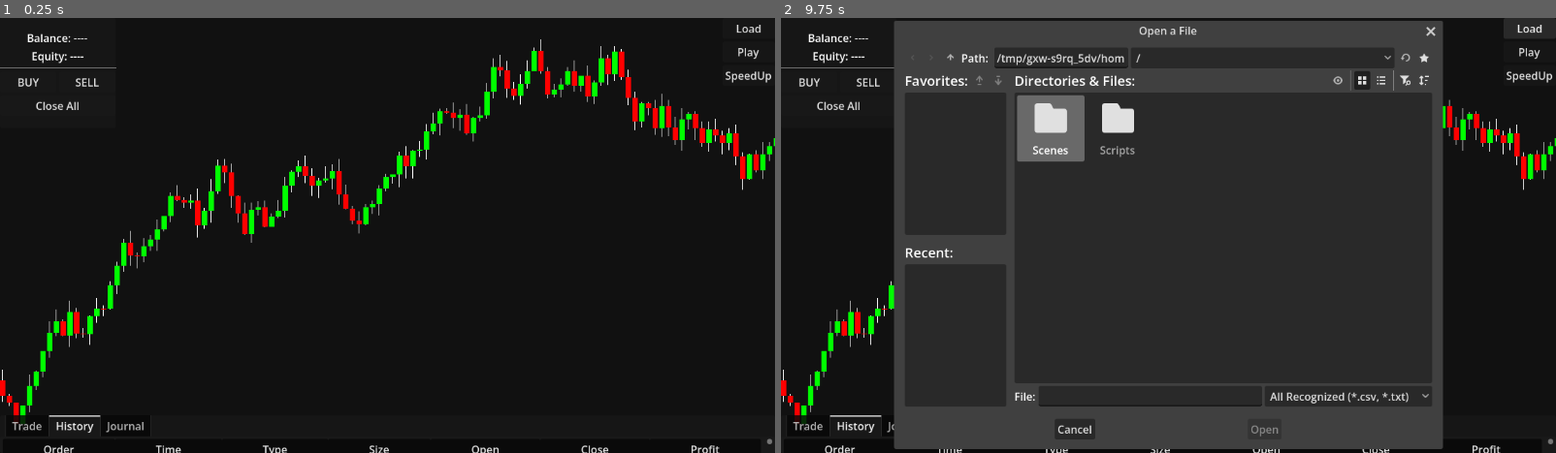
Above: before the commit, frames 1-2 (left to right).
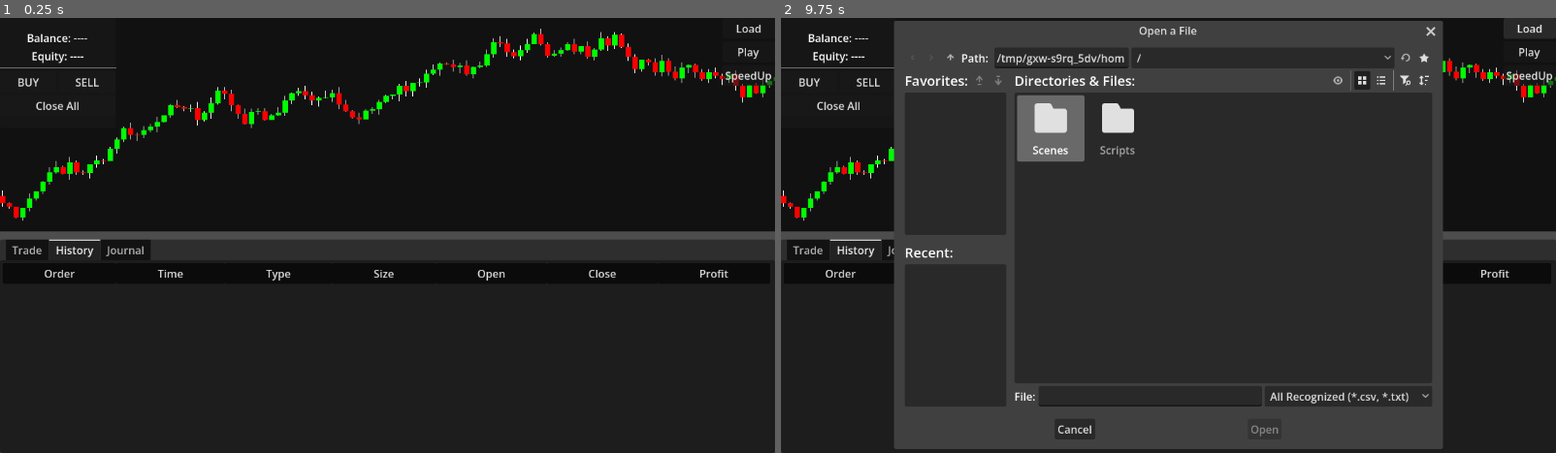
Above: after the commit, the same moments.

Repository: Bupalaoye/SuperTrader
Game: Godot game, scene res://Scenes/MainScene.tscn
The game is run twice, just before and just after one commit, with the same random seed, the same clock (stepped at 60 frames per second) and the same inputs.
Inputs:
- Up to frame 1 (0.25 s): no input
- Up to frame 2 (9.75 s): click "Play" at 0.5 s; click "Play" at 1.25 s; click "SpeedUp" at 2 s; click "BUY" at 2.75 s; click "SELL" at 3.5 s; click "SpeedUp" at 4.25 s; click "BUY" at 5 s; click "SELL" at 5.75 s; click "Play" at 6.5 s; click "SpeedUp" at 7.25 s; click "BUY" at 8 s; click "SELL" at 8.75 s; click "Load" at 9.5 s

The runs differ from the first frame. In frame 1, 12% of the frame differs, in the area x 0-100%, y 2-100%; in frame 2, 3.4%.

Commit message:
add terminal panel

Diff:
--- a/Scenes/MainScene.tscn
+++ b/Scenes/MainScene.tscn
@@ -16,17 +16,28 @@
 size_flags_vertical = 3
 script = ExtResource("1_tr2i4")
 
-[node name="KLineChart" type="Control" parent="." unique_id=951920011]
+[node name="FileDialog" type="FileDialog" parent="." unique_id=417778728]
 unique_name_in_owner = true
+oversampling_override = 1.0
+
+[node name="Timer" type="Timer" parent="." unique_id=1707268968]
+unique_name_in_owner = true
+
+[node name="VSplitContainer" type="VSplitContainer" parent="." unique_id=35907449]
 layout_mode = 1
 anchors_preset = 15
 anchor_right = 1.0
 anchor_bottom = 1.0
 grow_horizontal = 2
 grow_vertical = 2
+
+[node name="KLineChart" type="Control" parent="VSplitContainer" unique_id=951920011]
+unique_name_in_owner = true
+layout_mode = 2
+size_flags_vertical = 3
 script = ExtResource("1_hpc76")
 
-[node name="CrosshairOverlay" type="Control" parent="KLineChart" unique_id=1113313176]
+[node name="CrosshairOverlay" type="Control" parent="VSplitContainer/KLineChart" unique_id=1113313176]
 layout_mode = 1
 anchors_preset = 15
 anchor_right = 1.0
@@ -36,12 +47,48 @@
 mouse_filter = 2
 script = ExtResource("3_nhkr4")
 
-[node name="FileDialog" type="FileDialog" parent="." unique_id=417778728]
+[node name="TerminalPanel" type="PanelContainer" parent="VSplitContainer" unique_id=1525639473]
 unique_name_in_owner = true
-oversampling_override = 1.0
+custom_minimum_size = Vector2(0, 100)
+layout_mode = 2
+size_flags_vertical = 3
+script = ExtResource("4_7rqgy")
 
-[node name="Timer" type="Timer" parent="." unique_id=1707268968]
+[node name="TabContainer" type="TabContainer" parent="VSplitContainer/TerminalPanel" unique_id=2009219990]
+layout_mode = 2
+current_tab = 1
+
+[node name="Trade" type="VBoxContainer" parent="VSplitContainer/TerminalPanel/TabContainer" unique_id=1753099054]
+visible = false
+layout_mode = 2
+metadata/_tab_index = 0
+
+[node name="TradeTree" type="Tree" parent="VSplitContainer/TerminalPanel/TabContainer/Trade" unique_id=1559597924]
 unique_name_in_owner = true
+layout_mode = 2
+size_flags_vertical = 3
+column_titles_visible = true
+hide_root = true
+
+[node name="History" type="VBoxContainer" parent="VSplitContainer/TerminalPanel/TabContainer" unique_id=1309065954]
+layout_mode = 2
+metadata/_tab_index = 1
+
+[node name="HistoryTree" type="Tree" parent="VSplitContainer/TerminalPanel/TabContainer/History" unique_id=228685030]
+unique_name_in_owner = true
+layout_mode = 2
+size_flags_vertical = 3
+column_titles_visible = true
+hide_root = true
+
+[node name="Journal" type="VBoxContainer" parent="VSplitContainer/TerminalPanel/TabContainer" unique_id=1335907042]
+visible = false
+layout_mode = 2
+metadata/_tab_index = 2
+
+[node name="JournalLog" type="RichTextLabel" parent="VSplitContainer/TerminalPanel/TabContainer/Journal" unique_id=199804253]
+unique_name_in_owner = true
+layout_mode = 2
 
 [node name="UI_Canvas" type="Control" parent="." unique_id=1105325018]
 layout_mode = 1
@@ -130,50 +177,3 @@
 unique_name_in_owner = true
 layout_mode = 2
 text = "Close All"
-
-[node name="TerminalPanel" type="PanelContainer" parent="UI_Canvas" unique_id=1525639473]
-unique_name_in_owner = true
-layout_mode = 1
-anchors_preset = 12
-anchor_top = 1.0
-anchor_right = 1.0
-anchor_bottom = 1.0
-grow_horizontal = 2
-grow_vertical = 0
-script = ExtResource("4_7rqgy")
-
-[node name="TabContainer" type="TabContainer" parent="UI_Canvas/TerminalPanel" unique_id=2009219990]
-layout_mode = 2
-current_tab = 1
-
-[node name="Trade" type="VBoxContainer" parent="UI_Canvas/TerminalPanel/TabContainer" unique_id=1753099054]
-visible = false
-layout_mode = 2
-metadata/_tab_index = 0
-
-[node name="TradeTree" type="Tree" parent="UI_Canvas/TerminalPanel/TabContainer/Trade" unique_id=1559597924]
-unique_name_in_owner = true
-layout_mode = 2
-size_flags_vertical = 3
-column_titles_visible = true
-hide_root = true
-
-[node name="History" type="VBoxContainer" parent="UI_Canvas/TerminalPanel/TabContainer" unique_id=1309065954]
-layout_mode = 2
-metadata/_tab_index = 1
-
-[node name="HistoryTree" type="Tree" parent="UI_Canvas/TerminalPanel/TabContainer/History" unique_id=228685030]
-unique_name_in_owner = true
-layout_mode = 2
-size_flags_vertical = 3
-column_titles_visible = true
-hide_root = true
-
-[node name="Journal" type="VBoxContainer" parent="UI_Canvas/TerminalPanel/TabContainer" unique_id=1335907042]
-visible = false
-layout_mode = 2
-metadata/_tab_index = 2
-
-[node name="JournalLog" type="RichTextLabel" parent="UI_Canvas/TerminalPanel/TabContainer/Journal" unique_id=199804253]
-unique_name_in_owner = true
-layout_mode = 2
--- a/Scripts/TerminalPanel.gd
+++ b/Scripts/TerminalPanel.gd
@@ -20,6 +20,11 @@
 
 # --- 初始化表格结构 ---
 func _setup_trade_tree():
+	# [新增] 关键布局设置：强制表格填充父容器的高度
+	trade_tree.size_flags_vertical = Control.SIZE_EXPAND_FILL
+	# [新增] 关键布局设置：允许水平缩放
+	trade_tree.size_flags_horizontal = Control.SIZE_EXPAND_FILL
+
 	trade_tree.columns = TradeCol.MAX
 	trade_tree.set_column_title(TradeCol.TICKET, "Order")
 	trade_tree.set_column_title(TradeCol.TIME, "Time")
@@ -39,6 +44,10 @@
 		trade_tree.create_item()
 
 func _setup_history_tree():
+	# [新增] 同样的设置给历史记录表
+	history_tree.size_flags_vertical = Control.SIZE_EXPAND_FILL
+	history_tree.size_flags_horizontal = Control.SIZE_EXPAND_FILL
+
 	history_tree.columns = HistCol.MAX
 	history_tree.set_column_title(HistCol.TICKET, "Order")
 	history_tree.set_column_title(HistCol.TIME, "Time")
--- a/project.godot
+++ b/project.godot
@@ -15,6 +15,10 @@
 config/features=PackedStringArray("4.6", "Forward Plus")
 config/icon="res://icon.svg"
 
+[display]
+
+window/stretch/aspect="expand"
+
 [physics]
 
 3d/physics_engine="Jolt Physics"
